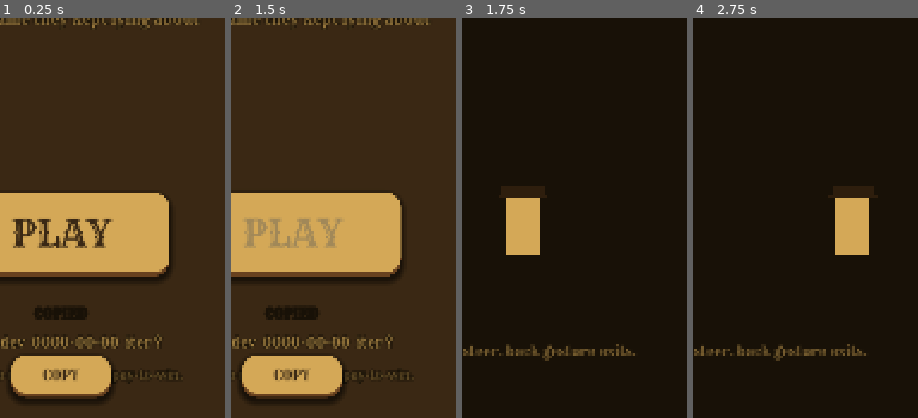
Above: before the commit, frames 1-4 (left to right).
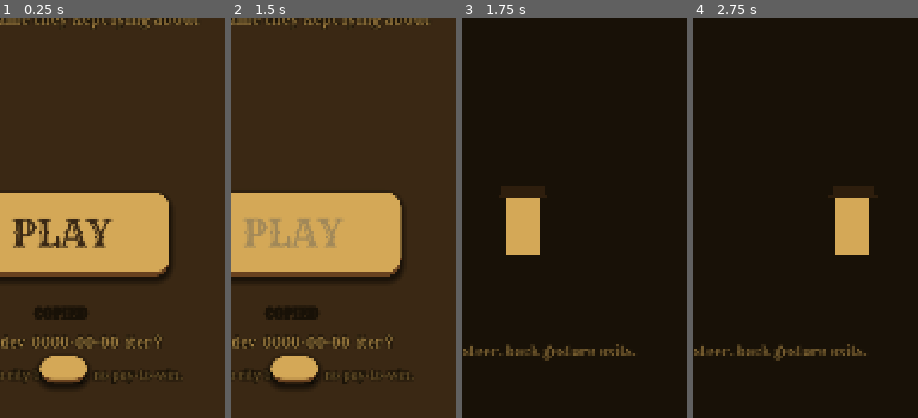
Above: after the commit, the same moments.

Repository: Joeputin100/Not_This_Again
Game: Godot game, scene res://scenes/main_menu.tscn
Same seed, same stepped clock (60 frames per second), same inputs: the game is played once before the commit and once after it.
Inputs (mouse positions are % of the whole screen's width and height, from its top left; square brackets give the same spot before the commit, where the layout moved):
- Up to frame 1 (0.25 s): no input
- Up to frame 2 (1.5 s): click (51, 94) [50, 95] at 0.5 s; click "PLAY" at 1.25 s
- Up to frame 3 (1.75 s): no input
- Up to frame 4 (2.75 s): tap Enter at 2 s; move the mouse to (72, 45) at 2.02 s; hold Shift from 2.03 s (still down); click (72, 45) at 2.17 s
The pictures show only the part of the screen within x 36-86%, y 50-100%; the shares and areas given below are measured in that part.

The runs differ from the first frame. In frame 1, 4.2% of the frame differs, in the area x 3-51%, y 84-97%; in frame 2, 4.2%; in frame 3, nothing differs; in frame 4, nothing differs.

Commit message:
iter 15: copy icon (SVG) + DebugLog autoload + 10 tests
121/121 tests passed on iter 14 — game logic is verified working in
CI. Layering bug-reporting tools on top.

1. DEBUGLOG AUTOLOAD
   - scripts/debug_log.gd — ring buffer of last 100 lines, each
     timestamped, also print()ed to logcat for adb users.
   - test/test_debug_log.gd — 10 tests covering empty/add/clear/
     newline-joining/timestamp prefix/MAX_LINES cap/oldest-dropped.
   - project.godot: registered as DebugLog autoload.
   - DebugLog.add() calls sprinkled in main_menu._ready/_on_play_pressed
     and level._ready/_notification/_on_gate_triggered.

2. COPY BUTTON UPGRADES
   - assets/copy_icon.svg — two-paper clipboard icon, dusty palette.
   - main_menu.tscn: Button now uses `icon = copy_icon, expand_icon =
     true, text = ""` instead of "COPY" text. Smaller, recognizable.
   - main_menu.gd._on_copy_pressed: clipboard now includes BuildId
     PLUS the DebugLog buffer dump. Format:
       <build line>
       --- recent log (N lines) ---
       [HH:MM:SS] msg1
       [HH:MM:SS] msg2
       ...
     One paste → both "what's running" and "what happened" land in
     a bug report.

Test count: 121 → 131 (10 new DebugLog tests).

Diff:
--- /dev/null
+++ b/godot/assets/copy_icon.svg
@@ -0,0 +1,11 @@
+<?xml version="1.0" encoding="UTF-8"?>
+<svg width="64" height="64" viewBox="0 0 64 64" xmlns="http://www.w3.org/2000/svg">
+  <!-- Back paper (slightly behind, lower-right offset) -->
+  <rect x="20" y="20" width="32" height="38" rx="4" fill="#3a2814" stroke="#5c3d1c" stroke-width="3"/>
+  <!-- Front paper -->
+  <rect x="12" y="10" width="32" height="38" rx="4" fill="#f0e0b0" stroke="#5c3d1c" stroke-width="3"/>
+  <!-- Text lines on front paper -->
+  <line x1="18" y1="22" x2="38" y2="22" stroke="#5c3d1c" stroke-width="2" stroke-linecap="round"/>
+  <line x1="18" y1="30" x2="38" y2="30" stroke="#5c3d1c" stroke-width="2" stroke-linecap="round"/>
+  <line x1="18" y1="38" x2="32" y2="38" stroke="#5c3d1c" stroke-width="2" stroke-linecap="round"/>
+</svg>
--- a/godot/project.godot
+++ b/godot/project.godot
@@ -26,6 +26,7 @@
 GameState="*res://scripts/game_state.gd"
 IdleNudge="*res://scripts/idle_nudge.gd"
 AudioBus="*res://scripts/audio_bus.gd"
+DebugLog="*res://scripts/debug_log.gd"
 
 [audio]
 
--- a/godot/scenes/main_menu.tscn
+++ b/godot/scenes/main_menu.tscn
@@ -1,7 +1,8 @@
-[gd_scene load_steps=4 format=3 uid="uid://b0nttg0sccfg0"]
+[gd_scene load_steps=5 format=3 uid="uid://b0nttg0sccfg0"]
 
 [ext_resource type="Script" path="res://scripts/main_menu.gd" id="1_main"]
 [ext_resource type="Theme" path="res://assets/theme.tres" id="2_theme"]
+[ext_resource type="Texture2D" path="res://assets/copy_icon.svg" id="3_copy_icon"]
 
 [node name="MainMenu" type="Node2D"]
 script = ExtResource("1_main")
@@ -96,13 +97,13 @@
 anchor_right = 0.5
 anchor_top = 1.0
 anchor_bottom = 1.0
-offset_left = -120.0
-offset_top = -150.0
-offset_right = 120.0
-offset_bottom = -82.0
+offset_left = -50.0
+offset_top = -148.0
+offset_right = 50.0
+offset_bottom = -84.0
 theme = ExtResource("2_theme")
-theme_override_font_sizes/font_size = 32
-text = "COPY"
+icon = ExtResource("3_copy_icon")
+expand_icon = true
 
 [node name="CopyToast" type="Label" parent="UI"]
 anchors_preset = -1
--- /dev/null
+++ b/godot/scripts/debug_log.gd
@@ -0,0 +1,33 @@
+extends Node
+
+# Autoloaded singleton — in-memory ring buffer of recent log lines.
+# Used by the main menu's COPY button so you can paste both the build
+# identifier AND the running event log into a bug report.
+#
+# Also mirrors every line to print(), which goes to logcat on Android
+# (useful if you have adb access).
+
+const MAX_LINES: int = 100
+
+var _lines: Array[String] = []
+
+# Add a line with a timestamp prefix. Old lines drop off when we
+# exceed MAX_LINES so we don't grow unbounded.
+func add(msg: String) -> void:
+	var ts: String = Time.get_time_string_from_system()
+	var line: String = "[%s] %s" % [ts, msg]
+	_lines.append(line)
+	if _lines.size() > MAX_LINES:
+		_lines = _lines.slice(_lines.size() - MAX_LINES)
+	print(line)
+
+func clear() -> void:
+	_lines.clear()
+
+# Newline-joined dump of the current buffer. Suitable to append to
+# clipboard content or paste into a bug report.
+func get_text() -> String:
+	return "\n".join(_lines)
+
+func line_count() -> int:
+	return _lines.size()
--- a/godot/scripts/level.gd
+++ b/godot/scripts/level.gd
@@ -41,7 +41,7 @@
 var combos: RefCounted
 
 func _ready() -> void:
-	print("[LEVEL] _ready start")
+	DebugLog.add("level _ready start")
 	# Belt-and-suspenders: also disable quit-on-go-back at runtime in case
 	# the project.godot setting doesn't reach Android's Activity layer.
 	get_tree().set_quit_on_go_back(false)
@@ -65,9 +65,10 @@
 	# Diagnostic: mark that _ready completed end-to-end.
 	if debug_label:
 		debug_label.text = "READY OK (process not yet ticked)"
-	else:
-		print("[LEVEL] WARNING: debug_label is null at end of _ready")
-	print("[LEVEL] _ready end. cowboy=", cowboy, " camera=", camera, " debug_label=", debug_label)
+	DebugLog.add("level _ready end (gates=%d, cowboy=%s)" % [
+		_gather_gates().size(),
+		"ok" if cowboy != null else "NULL",
+	])
 
 func _gather_gates() -> Array[Node]:
 	var gates: Array[Node] = []
@@ -119,8 +120,10 @@
 
 func _notification(what: int) -> void:
 	if what == NOTIFICATION_WM_GO_BACK_REQUEST:
+		DebugLog.add("level NOTIFICATION_WM_GO_BACK_REQUEST → menu")
 		get_tree().change_scene_to_file("res://scenes/main_menu.tscn")
 	elif what == NOTIFICATION_WM_CLOSE_REQUEST:
+		DebugLog.add("level NOTIFICATION_WM_CLOSE_REQUEST → quit")
 		get_tree().quit()
 
 func _on_gate_triggered(gate_center_x: float, gate: Node) -> void:
@@ -135,6 +138,7 @@
 	# runtime — manifesting as level.gd not attached, _ready/_process/
 	# _input "nonexistent." Found via test_level_integration.gd in iter 14.
 	var combo: int = combos.step()
+	DebugLog.add("gate triggered combo=%d cowboy_x=%.0f" % [combo, cowboy.position.x])
 
 	# Boost gate's particle amount BEFORE its _play_pass_animation runs.
 	# Signal emission is synchronous, so this lands before emitting=true.
--- a/godot/scripts/main_menu.gd
+++ b/godot/scripts/main_menu.gd
@@ -30,6 +30,7 @@
 func _ready() -> void:
 	# Belt-and-suspenders runtime call; project.godot also sets this to false.
 	get_tree().set_quit_on_go_back(false)
+	DebugLog.add("main_menu _ready (build=%s)" % BuildInfo.SHA)
 	play_button.pressed.connect(_on_play_pressed)
 	IdleNudge.idle_started.connect(_on_idle_started)
 	IdleNudge.idle_ended.connect(_on_idle_ended)
@@ -42,8 +43,15 @@
 
 func _on_copy_pressed() -> void:
 	AudioBus.play_tap()
-	var text := build_id_label.text
+	# Bundle build identifier + recent debug log into the clipboard so a
+	# bug report includes both "what's running" and "what happened so far."
+	var text := "%s\n\n--- recent log (%d lines) ---\n%s" % [
+		build_id_label.text,
+		DebugLog.line_count(),
+		DebugLog.get_text(),
+	]
 	DisplayServer.clipboard_set(text)
+	DebugLog.add("clipboard: copied %d chars" % text.length())
 	# Visual feedback — fade the COPIED toast in then out.
 	copy_toast.modulate.a = 0.0
 	var tween := create_tween()
@@ -66,6 +74,7 @@
 
 func _on_play_pressed() -> void:
 	# Candy-Crush press feedback: tap SFX + squish + bounce back + scene change.
+	DebugLog.add("PLAY pressed → loading level scene")
 	AudioBus.play_tap()
 	play_button.disabled = true
 	_kill_idle_tweens()  # don't let fidget fight the press animation
--- /dev/null
+++ b/godot/test/test_debug_log.gd
@@ -0,0 +1,71 @@
+extends GutTest
+
+const DebugLogScript = preload("res://scripts/debug_log.gd")
+
+var log: Node
+
+func before_each():
+	log = autofree(DebugLogScript.new())
+
+func test_starts_empty():
+	assert_eq(log.line_count(), 0)
+	assert_eq(log.get_text(), "")
+
+func test_add_increments_line_count():
+	log.add("hello")
+	assert_eq(log.line_count(), 1)
+
+func test_add_two_lines():
+	log.add("a")
+	log.add("b")
+	assert_eq(log.line_count(), 2)
+
+func test_get_text_contains_message():
+	log.add("greetings stranger")
+	assert_true("greetings stranger" in log.get_text(),
+		"message should appear in log text")
+
+func test_get_text_includes_timestamp_prefix():
+	log.add("msg")
+	# Timestamp format is HH:MM:SS, so the line starts with "[" and has ":"
+	var text := log.get_text()
+	assert_true(text.begins_with("["), "log line should start with [")
+	assert_true(":" in text, "timestamp should contain colons")
+
+func test_get_text_joins_with_newlines():
+	log.add("first")
+	log.add("second")
+	var text := log.get_text()
+	assert_true("first" in text)
+	assert_true("second" in text)
+	assert_true("\n" in text, "lines should be newline-joined")
+
+func test_clear_empties_buffer():
+	log.add("a")
+	log.add("b")
+	log.clear()
+	assert_eq(log.line_count(), 0)
+	assert_eq(log.get_text(), "")
+
+func test_caps_at_max_lines():
+	for i in DebugLogScript.MAX_LINES + 20:
+		log.add("line " + str(i))
+	assert_eq(log.line_count(), DebugLogScript.MAX_LINES,
+		"buffer should cap at MAX_LINES")
+
+func test_oldest_dropped_on_overflow():
+	log.add("DROPPED_LINE")
+	for i in DebugLogScript.MAX_LINES:
+		log.add("kept " + str(i))
+	var text := log.get_text()
+	assert_false("DROPPED_LINE" in text,
+		"oldest line should fall off the end")
+	assert_true("kept 0" in text,
+		"the first 'kept' line should still be in the buffer")
+
+func test_exactly_max_lines_keeps_all():
+	# At exactly MAX_LINES, nothing should be dropped.
+	for i in DebugLogScript.MAX_LINES:
+		log.add("k" + str(i))
+	assert_eq(log.line_count(), DebugLogScript.MAX_LINES)
+	assert_true("k0" in log.get_text(), "first line should remain")
